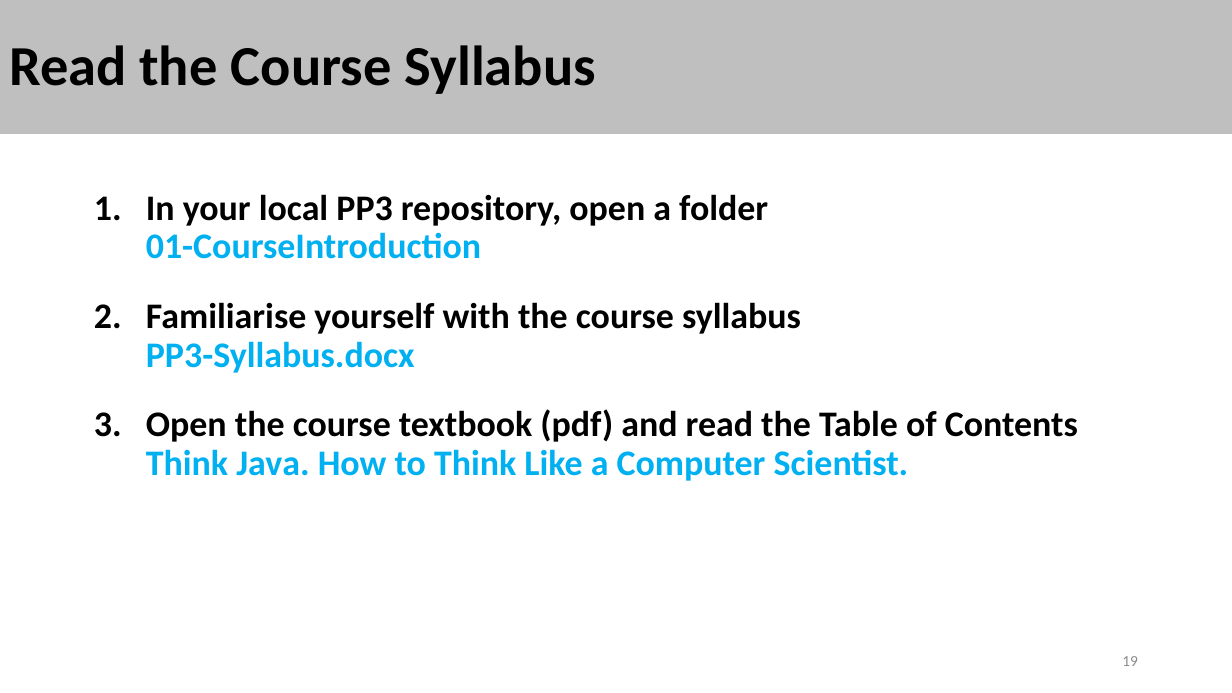
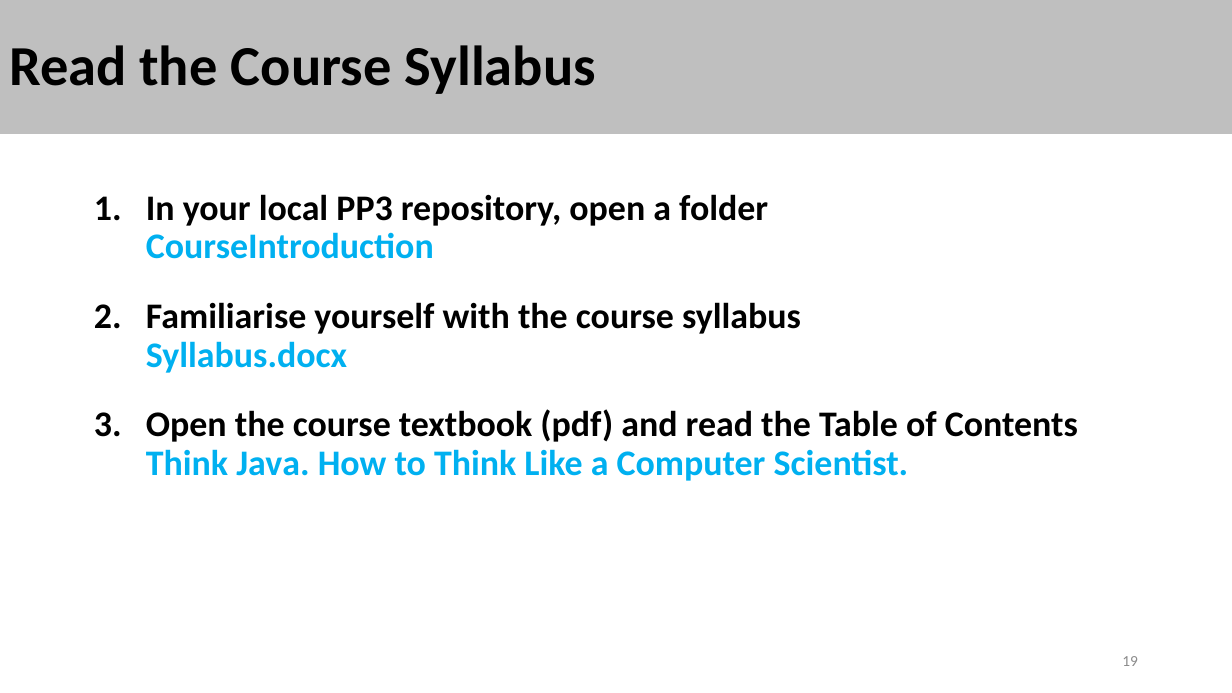
Before and after one commit to stalj/cp3, a slide deck: slide 19 of 01-CourseIntroduction/CourseIntroduction.pptx. Drawn at 1232x693 pixels with LibreOffice and Linux fonts; fonts in the diff are those of the drawing. Boxes give left, top, right and bottom in pixels: in the first picture for what was removed or moved away, otherwise in the second. Text is boxed around its words. In the diff, an @@ line names an element or a change of style, - is before the commit and + after.

Commit message:
modified syllabus

```diff
--- a/01-CourseIntroduction/CourseIntroduction.pptx
+++ b/01-CourseIntroduction/CourseIntroduction.pptx
@@ text at box(146, 194, 801, 373): text changed @@
-1. In your local PP3 repository, open a folder
-   01-CourseIntroduction
-2. Familiarise yourself with the course syllabus
-   PP3-Syllabus.docx
+1. In your local PP3 repository, open a folder
+   CourseIntroduction
+2. Familiarise yourself with the course syllabus
+   Syllabus.docx
```
Also in this commit, not shown: 3 other slides changed, 1 other file.
